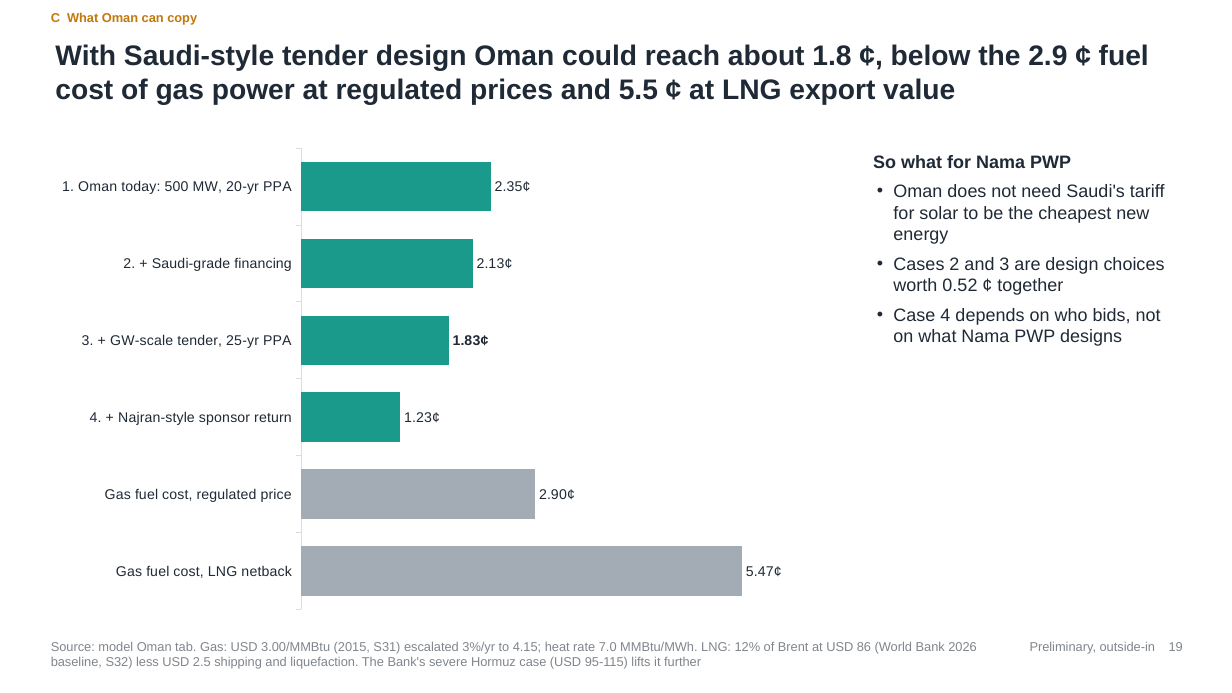
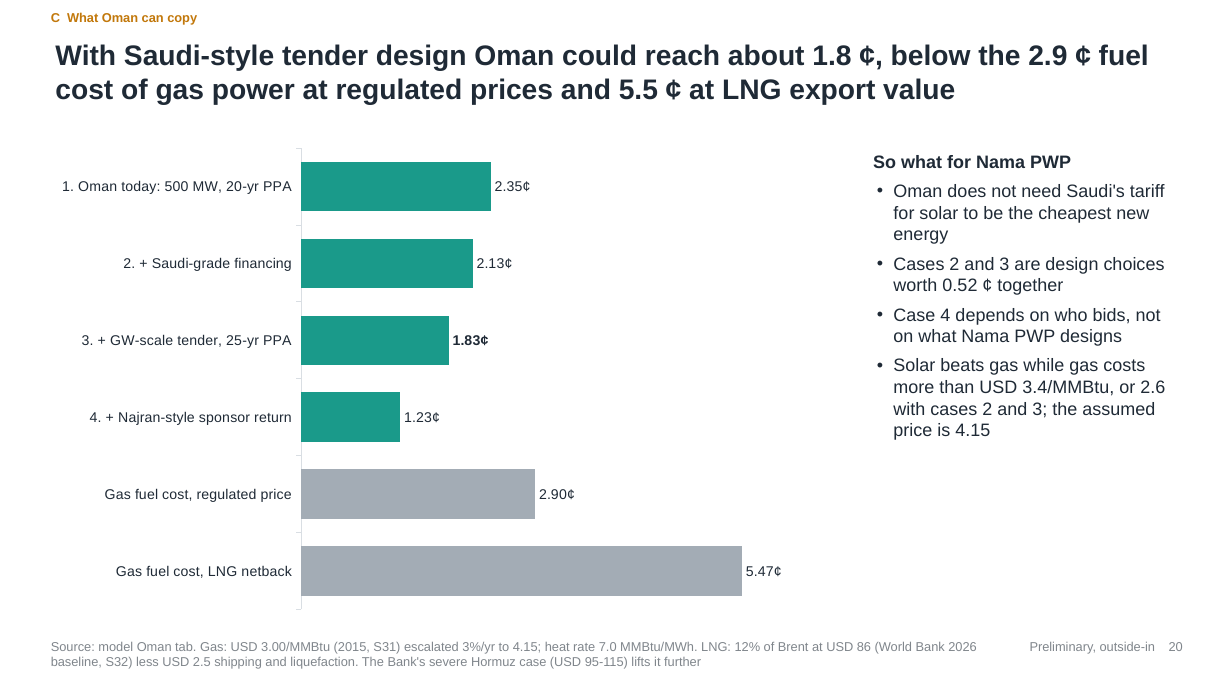
Before and after one commit to nightraven4545/Gulf-Solar, a slide deck: slide 20 of deck/NREP_Tariff_Replicability.pptx (slide 19 before the commit). Drawn at 1232x693 pixels with LibreOffice and Linux fonts; fonts in the diff are those of the drawing. Boxes give left, top, right and bottom in pixels: in the first picture for what was removed or moved away, otherwise in the second. Text is boxed around its words. In the diff, an @@ line names an element or a change of style, - is before the commit and + after.

Commit message:
Add the Round 7 forecast slide and Oman's track record to the deck and docs

```diff
--- a/deck/NREP_Tariff_Replicability.pptx
+++ b/deck/NREP_Tariff_Replicability.pptx
@@ text at [893, 358, 1165, 440]: paragraph added @@
+• Solar beats gas while gas costs more than USD 3.4/MMBtu, or 2.6 with cases 2 and 3; the assumed price is 4.15
@@ text at [1169, 642, 1183, 651]: text changed @@
-19
+20
```
Also in this commit, not shown: 12 other slides changed, 1 slide added, 7 other files.
